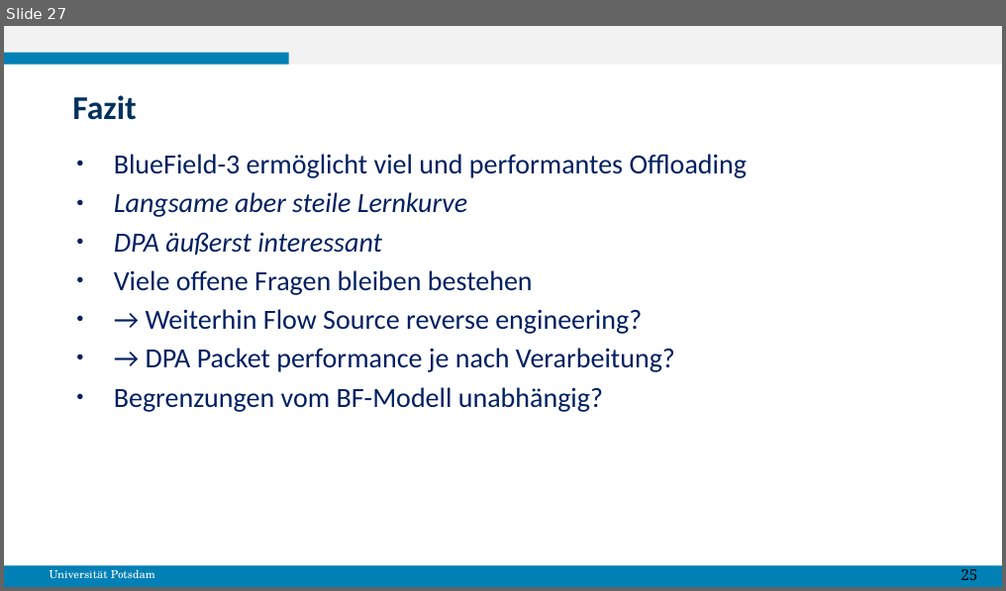
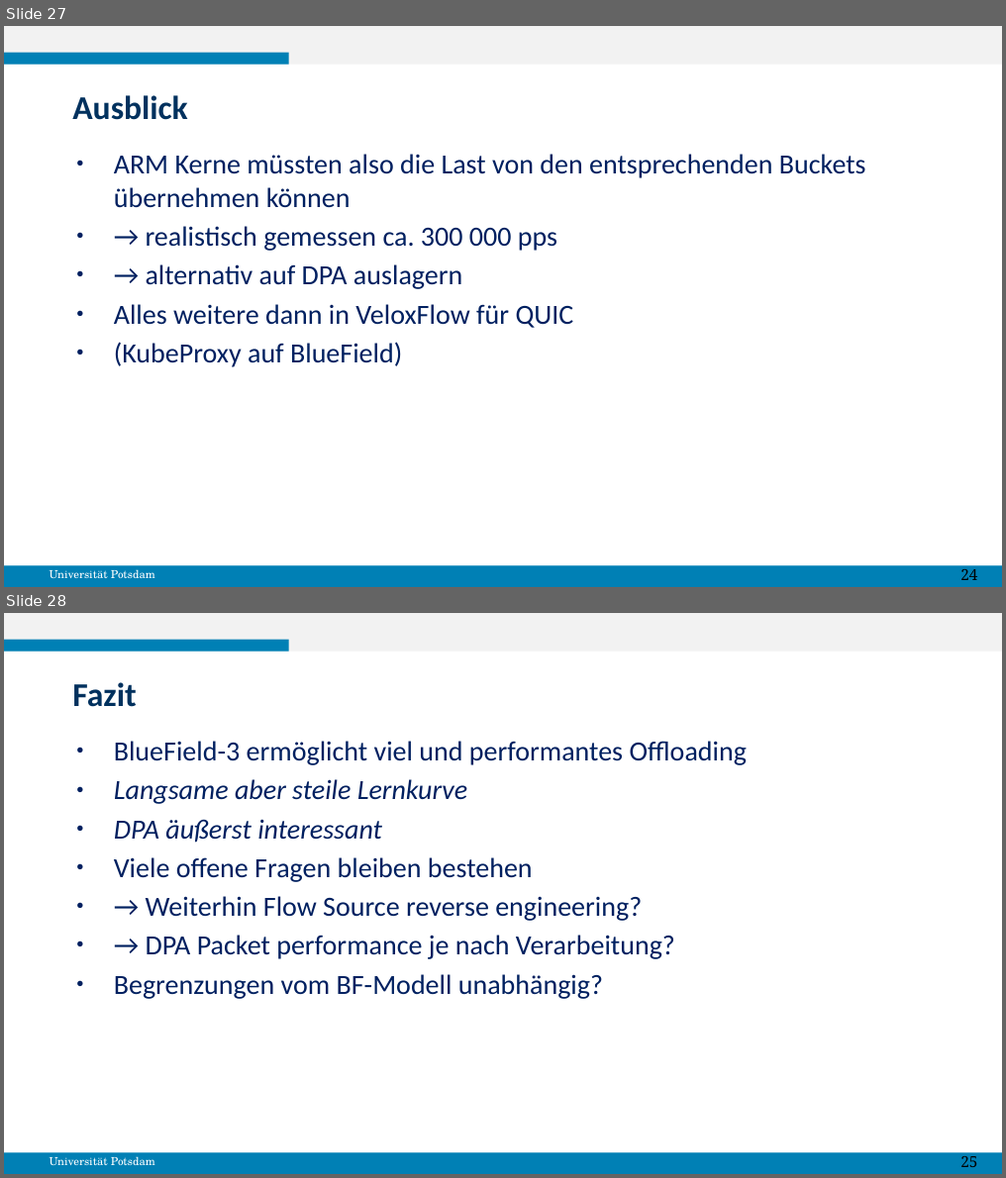
Before and after one commit to gespel/XenoFlow, a slide deck: docs/MasterPraktikumBericht.odp. Shown one above the other, each under a label of ours: slide 27 before the commit, slides 27 and 28 after it. The pictures are 1006x591 and 1006x1178 pixels, drawn with LibreOffice and Linux fonts; fonts in the diff are those of the drawing. Boxes give left, top, right and bottom in pixels: in the first picture for what was removed or moved away, otherwise in the second. Text is boxed around its words. In the diff, an @@ line names an element or a change of style, - is before the commit and + after.

```diff
--- a/docs/MasterPraktikumBericht.odp
+++ b/docs/MasterPraktikumBericht.odp
@@ slide 27 added at <box>4,26,1002,587</box>, background #FFFFFF; not listed: 4 template elements that a slide beside it also shows @@
@@ text added at <box>72,95,187,120</box>, 24 pt, text #00315E, bold @@
+Ausblick
@@ text added at <box>114,154,866,368</box>, 20 pt, text #002060 @@
+● ARM Kerne müssten also die Last von den entsprechenden Buckets übernehmen können
+● → realistisch gemessen ca. 300 000 pps
+● → alternativ auf DPA auslagern
+● Alles weitere dann in VeloxFlow für QUIC
+● (KubeProxy auf BlueField)
@@ text added at <box>960,570,977,580</box>, 11 pt, text #000000 @@
+24
@@ what was slide 27 is now slide 28 @@
```
Also in this commit, not shown: 1 slide changed.
